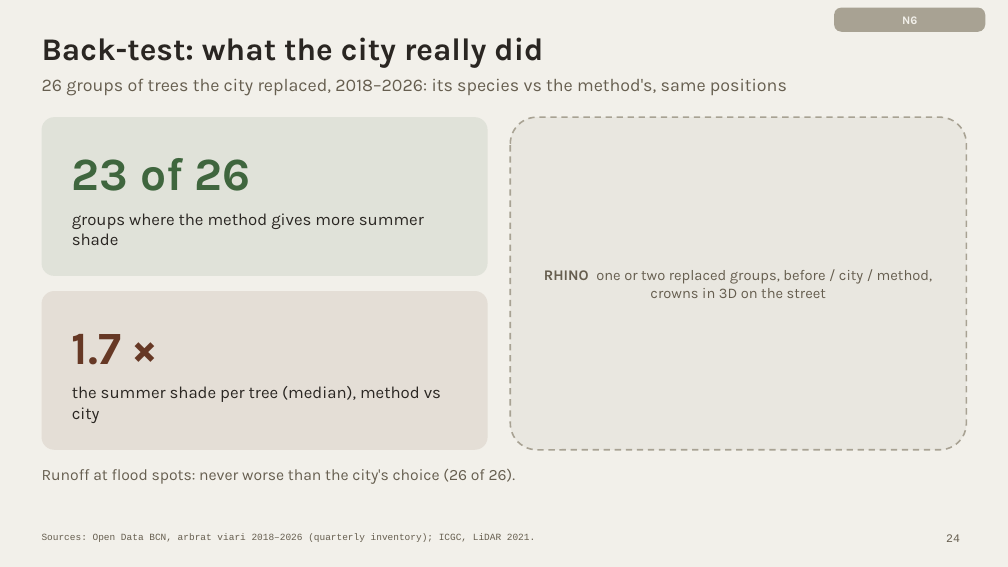
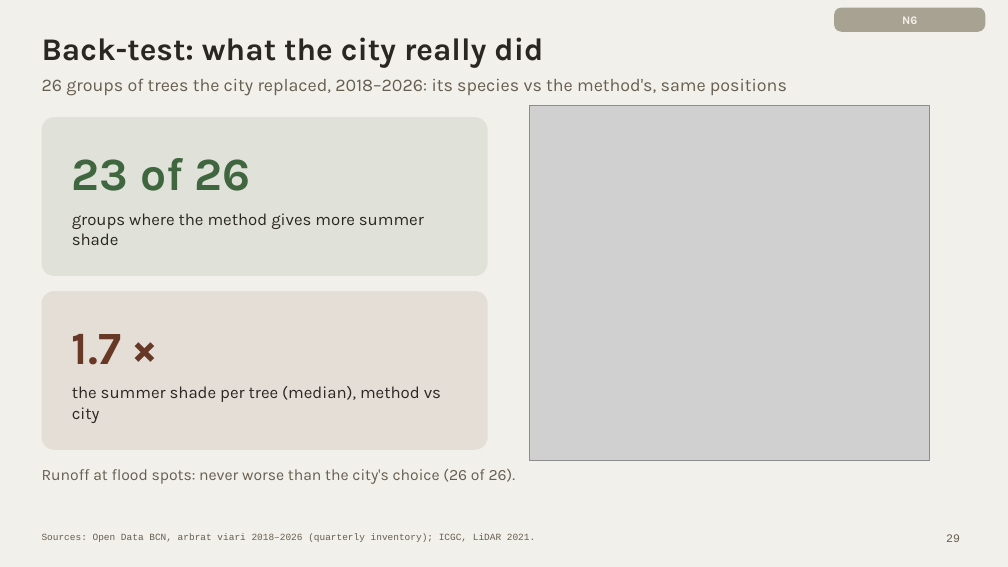
Before and after one commit to giofox96/shade-and-sponge, a slide deck: slide 29 of slides/final/shade_and_sponge_final_new.pptx (slide 24 before the commit). Drawn at 1008x567 pixels with LibreOffice and Linux fonts; fonts in the diff are those of the drawing; grey boxes stand for pictures. Boxes give left, top, right and bottom in pixels: in the first picture for what was removed or moved away, otherwise in the second. Text is boxed around its words. In the diff, an @@ line names an element or a change of style, - is before the commit and + after.

```diff
--- a/slides/final/shade_and_sponge_final_new.pptx
+++ b/slides/final/shade_and_sponge_final_new.pptx
@@ rounded rectangle removed at [510,117,966,450] @@
@@ picture added at [529,106,930,461] @@
@@ text removed at [544,270,933,298] @@
-RHINO one or two replaced groups, before / city / method, crowns in 3D on the street
@@ page number at [946,534,960,542]: text changed @@
-24
+29
```
Also in this commit, not shown: 9 other slides changed, 5 slides added, 9 slides removed, 1 other file.
